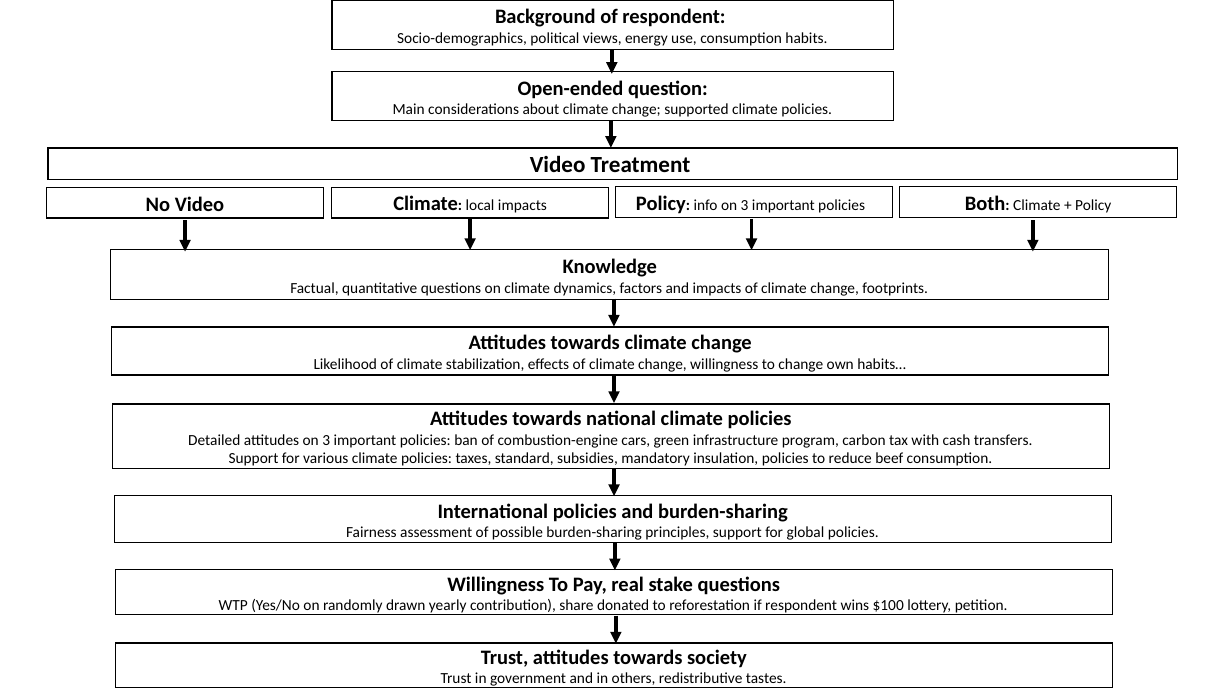
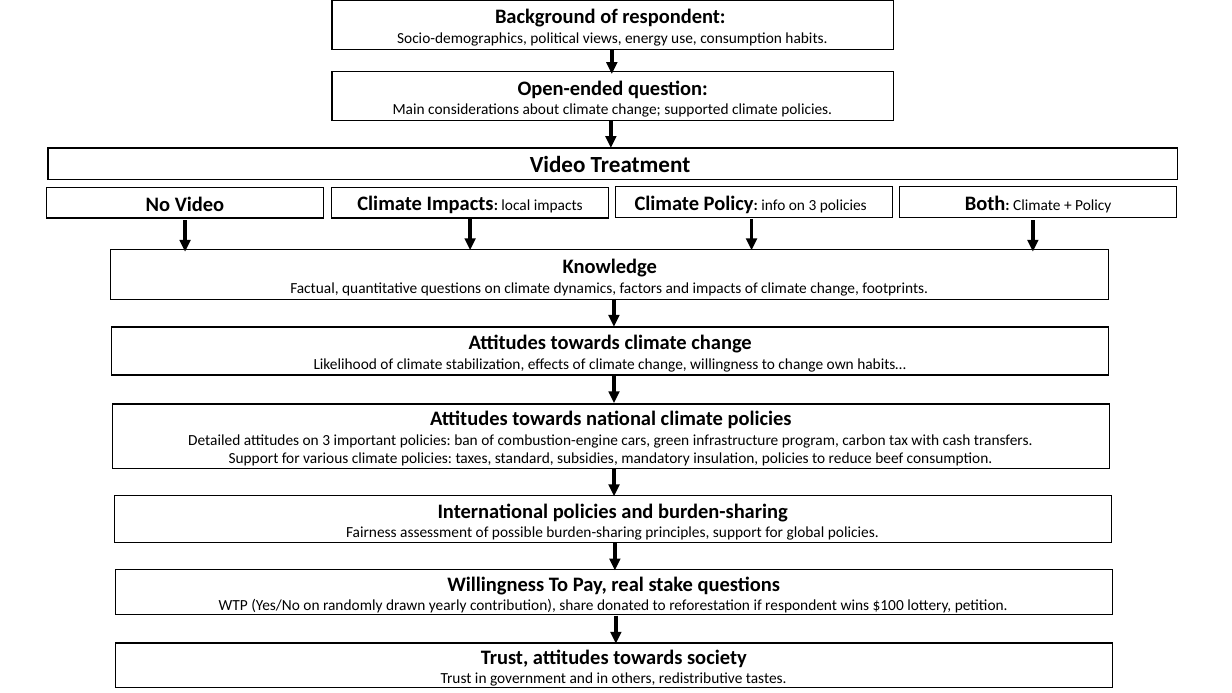
Before and after one commit to mariuslehenaff/oecd_climate, a slide deck: slide 11 of figures/survey_flow/survey_flow_new.pptx. Drawn at 1232x693 pixels with LibreOffice and Linux fonts; fonts in the diff are those of the drawing. Boxes give left, top, right and bottom in pixels: in the first picture for what was removed or moved away, otherwise in the second. Text is boxed around its words. In the diff, an @@ line names an element or a change of style, - is before the commit and + after.

```diff
--- a/figures/survey_flow/survey_flow_new.pptx
+++ b/figures/survey_flow/survey_flow_new.pptx
@@ text in rectangle at box(357, 195, 583, 214): text changed; size 12 to 16 pt; bold on @@
-Climate: local impacts
+Climate Impacts: local impacts
@@ text in rectangle at box(635, 195, 867, 214): text changed @@
-Policy: info on 3 important policies
+Climate Policy: info on 3 policies
```
Also in this commit, not shown: 7 other slides changed, 33 other files.
